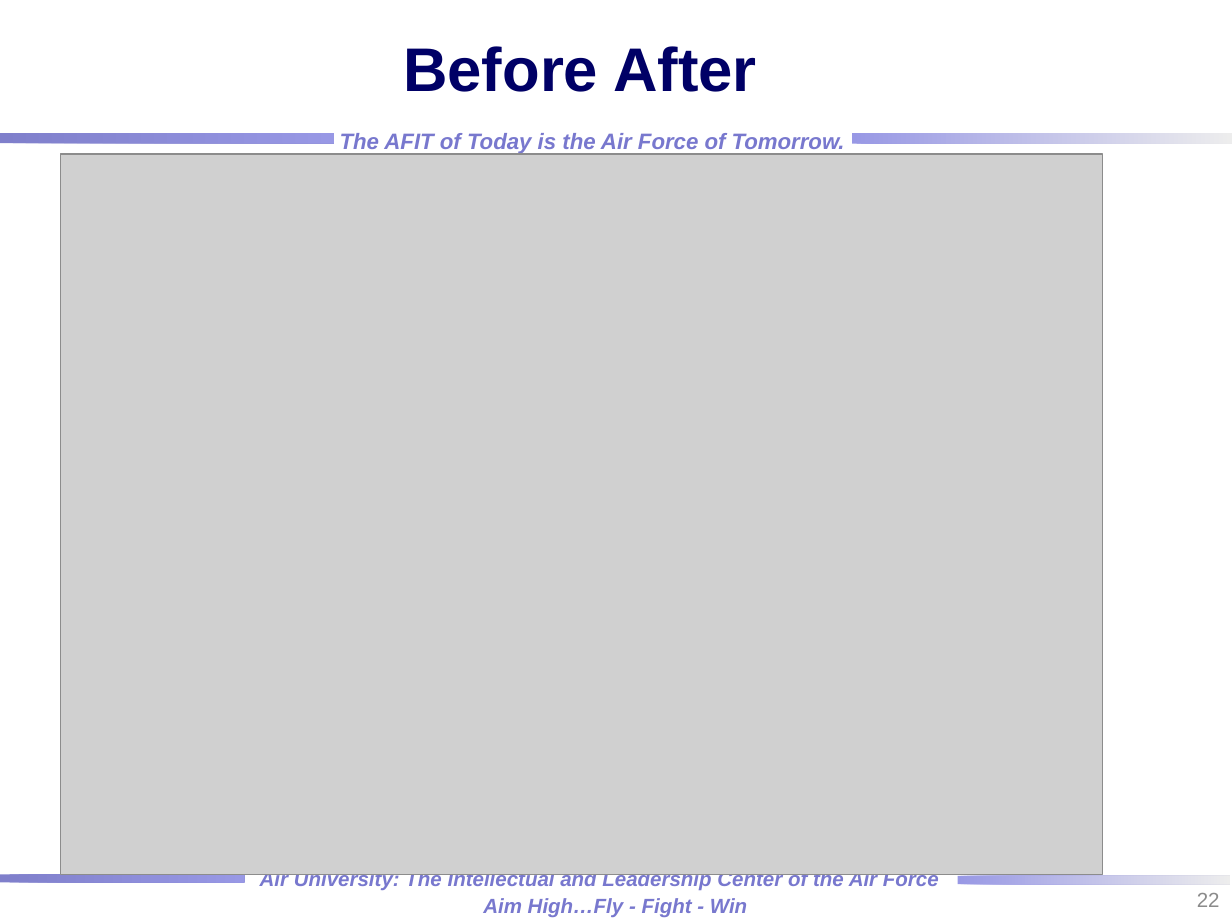
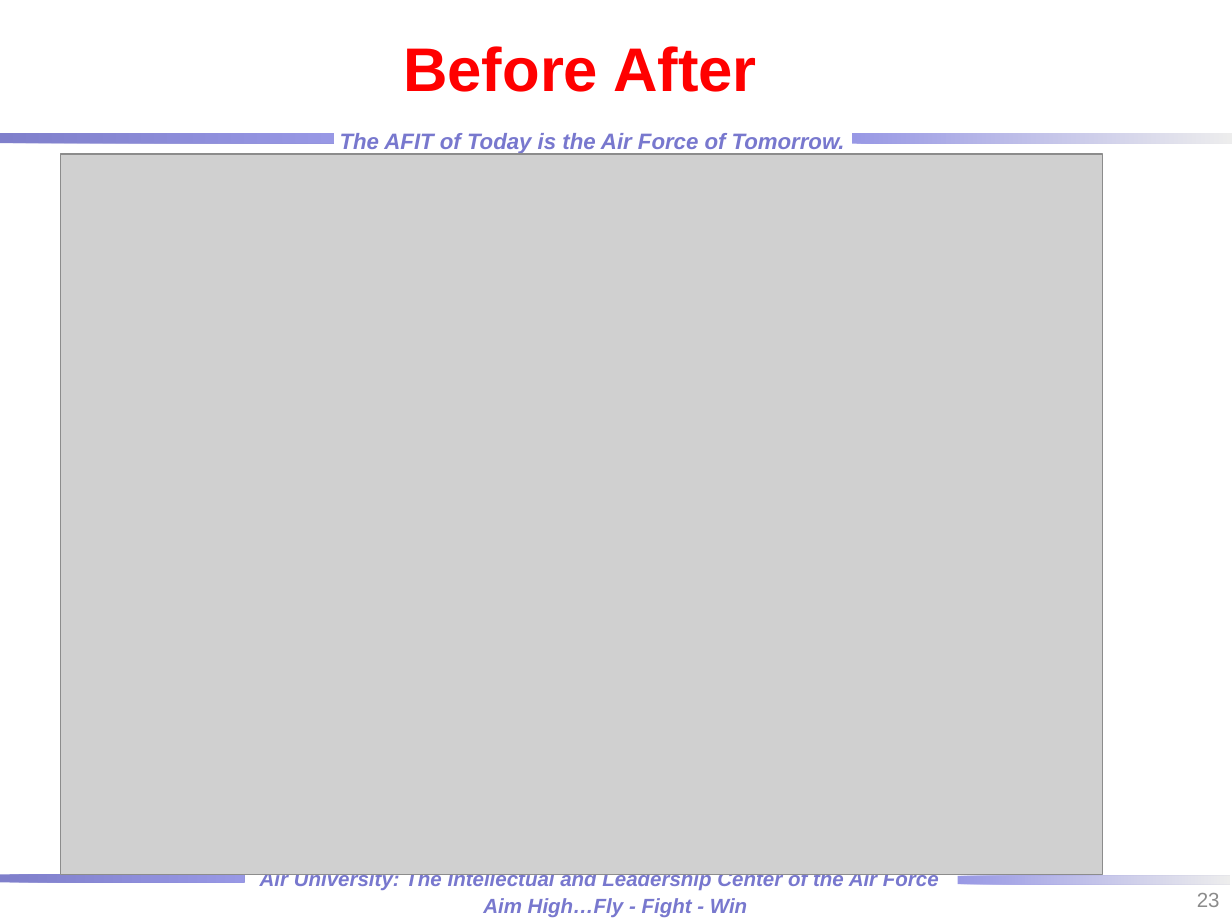
Before and after one commit to rtorzilli/GeDetector-Project, a slide deck: slide 23 of Report/HPGe_Automation Optimization_MCNP_Model.pptx (slide 22 before the commit). Drawn at 1232x924 pixels with LibreOffice and Linux fonts; fonts in the diff are those of the drawing; grey boxes stand for pictures; background and template pictures are left out. Boxes give left, top, right and bottom in pixels: in the first picture for what was removed or moved away, otherwise in the second. Text is boxed around its words. In the diff, an @@ line names an element or a change of style, - is before the commit and + after.

```diff
--- a/Report/HPGe_Automation Optimization_MCNP_Model.pptx
+++ b/Report/HPGe_Automation Optimization_MCNP_Model.pptx
@@ title "Before After" at [403,46,757,92]: text colour #000066 to #FF0000 @@
@@ page number at [1197,893,1220,907]: text changed @@
-22
+23
```
Also in this commit, not shown: 15 other slides changed, 1 slide added, 1 slide removed.
